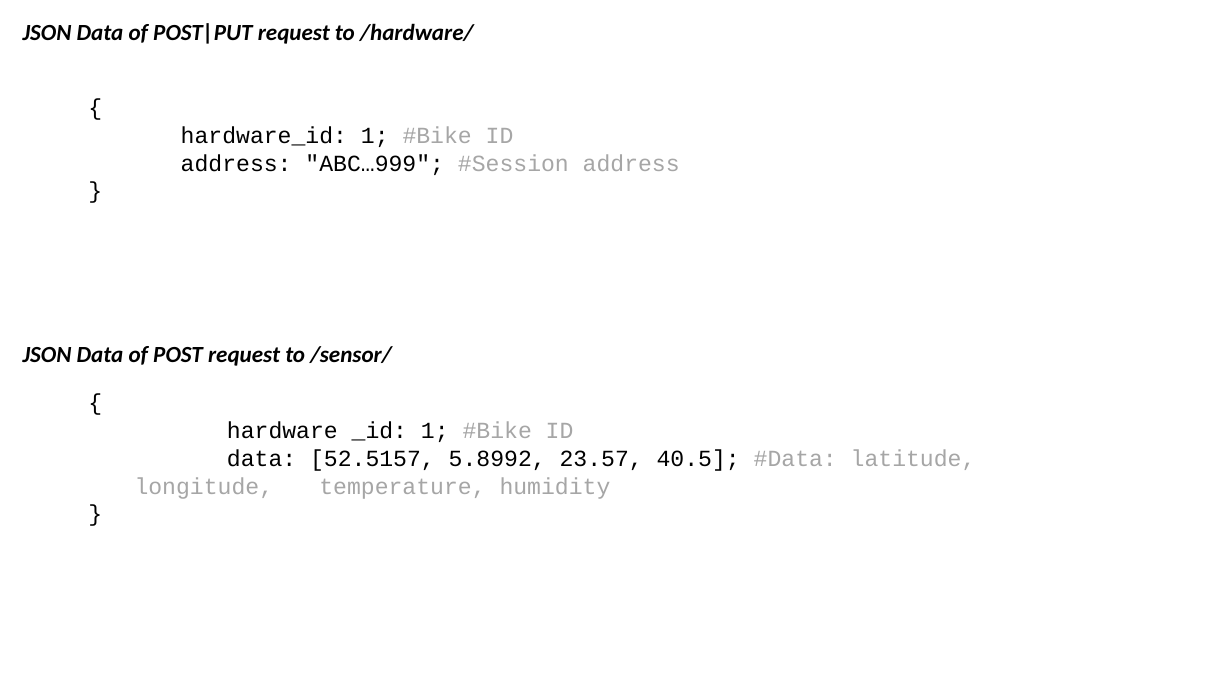
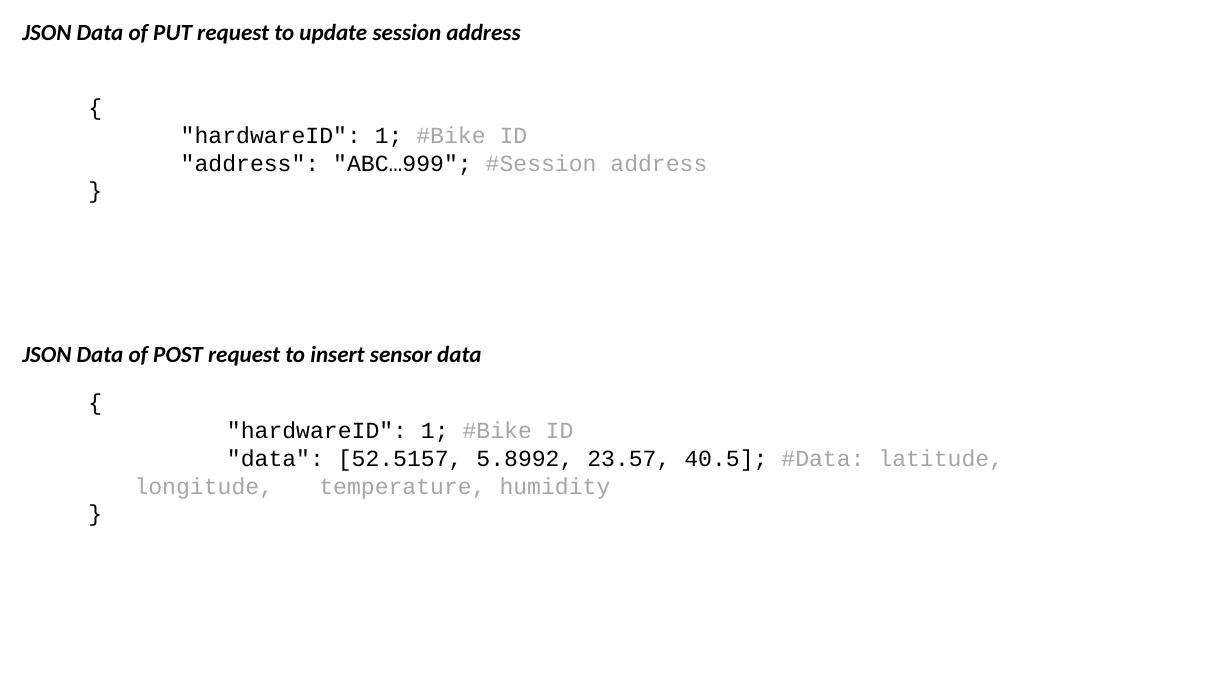
Before and after one commit to yenthusiastic/arp_b, a slide deck: slide 6 of misc/Concept.pptx. Drawn at 1232x693 pixels with LibreOffice and Linux fonts; fonts in the diff are those of the drawing. Boxes give left, top, right and bottom in pixels: in the first picture for what was removed or moved away, otherwise in the second. Text is boxed around its words. In the diff, an @@ line names an element or a change of style, - is before the commit and + after.

Commit message:
finish setting up databse, running basic Python API & doumentation
- Docker, Docker-compose, PostgreSQL and PgAdmin installations
- Psycopg2 installation
- Basic API server for handling GET, PUT, POST requests and saving data to Postgres DB
- Defined JSON data structure for PUT and POST requests

```diff
--- a/misc/Concept.pptx
+++ b/misc/Concept.pptx
@@ text at [23, 23, 520, 44]: text changed @@
-JSON Data of POST|PUT request to /hardware/
+JSON Data of PUT request to update session address
@@ text at [181, 126, 707, 175]: text changed @@
-hardware_id: 1; #Bike ID
-address: "ABC…999"; #Session address
+"hardwareID": 1; #Bike ID
+"address": "ABC…999"; #Session address
@@ text at [23, 345, 481, 366]: text changed @@
-JSON Data of POST request to /sensor/
+JSON Data of POST request to insert sensor data
@@ text at [135, 421, 1003, 499]: text changed @@
-  hardware _id: 1; #Bike ID
-  data: [52.5157, 5.8992, 23.57, 40.5]; #Data: latitude, longitude, temperature, humidity
+  "hardwareID": 1; #Bike ID
+  "data": [52.5157, 5.8992, 23.57, 40.5]; #Data: latitude, longitude, temperature, humidity
```
Also in this commit, not shown: 1 other slide changed, 12 other files.
